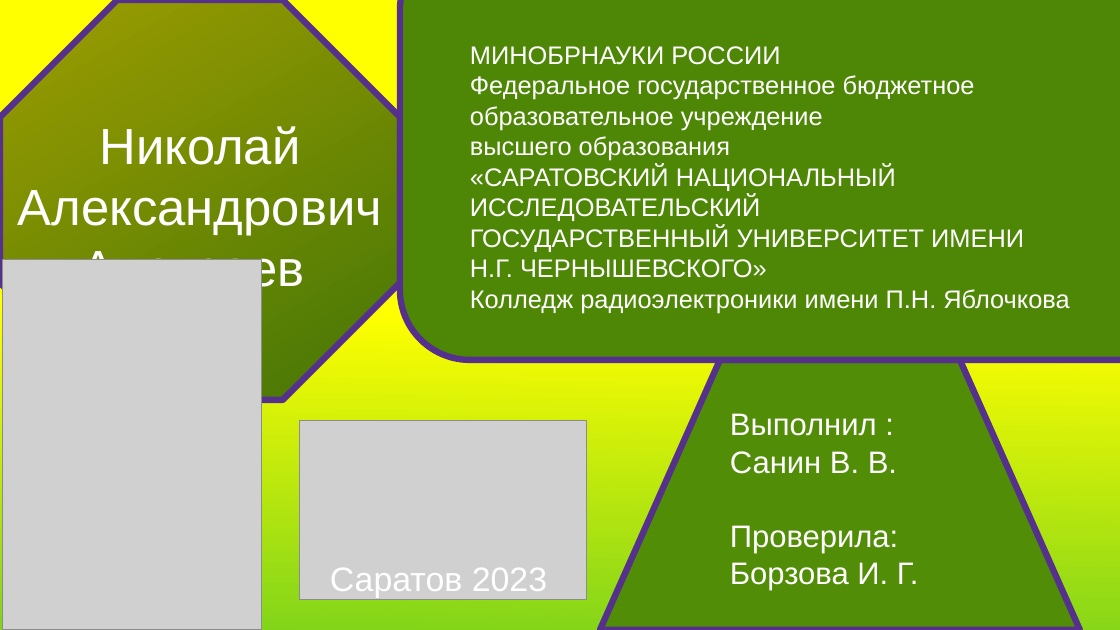
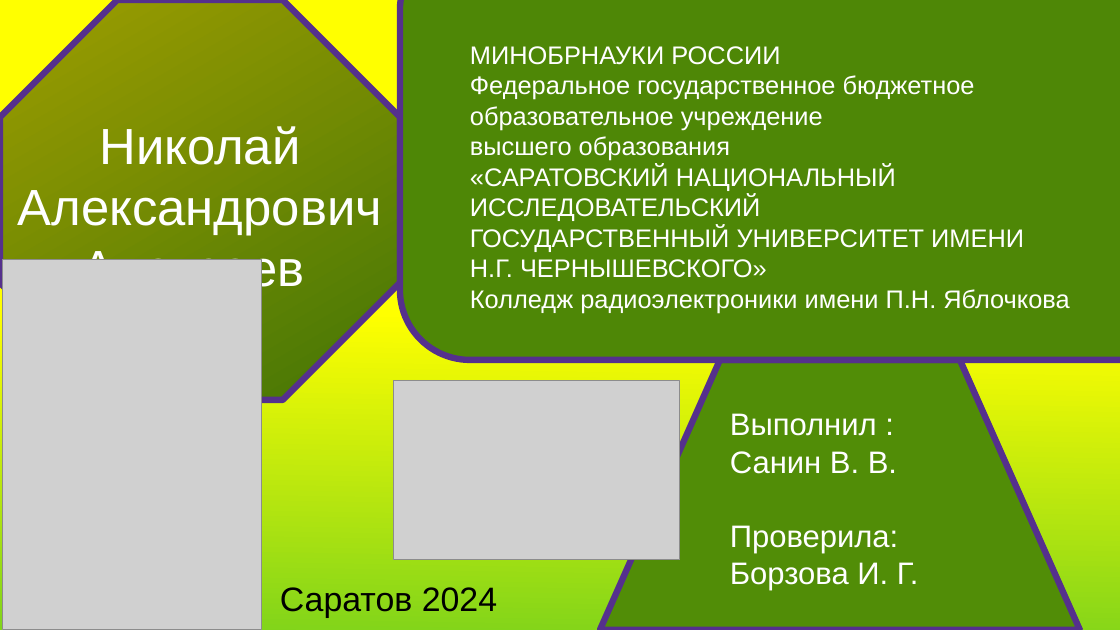
Before and after one commit to Vladsanin777/histori, a slide deck: slide 1 of Без имени 1.odp. Drawn at 1120x630 pixels with LibreOffice and Linux fonts; fonts in the diff are those of the drawing; grey boxes stand for pictures. Boxes give left, top, right and bottom in pixels: in the first picture for what was removed or moved away, otherwise in the second. Text is boxed around its words. In the diff, an @@ line names an element or a change of style, - is before the commit and + after.

```diff
--- a/Без имени 1.odp
+++ b/Без имени 1.odp
@@ picture: place and size @@
-picture at (300, 421, 586, 601)
+picture at (393, 380, 680, 560)
@@ text at (280, 587, 497, 617): text changed; text colour #FFFFFF to #000000 @@
-Саратов 2023
+Саратов 2024
```
Also in this commit, not shown: 15 slides added, 5 slides removed, 1 other file.
